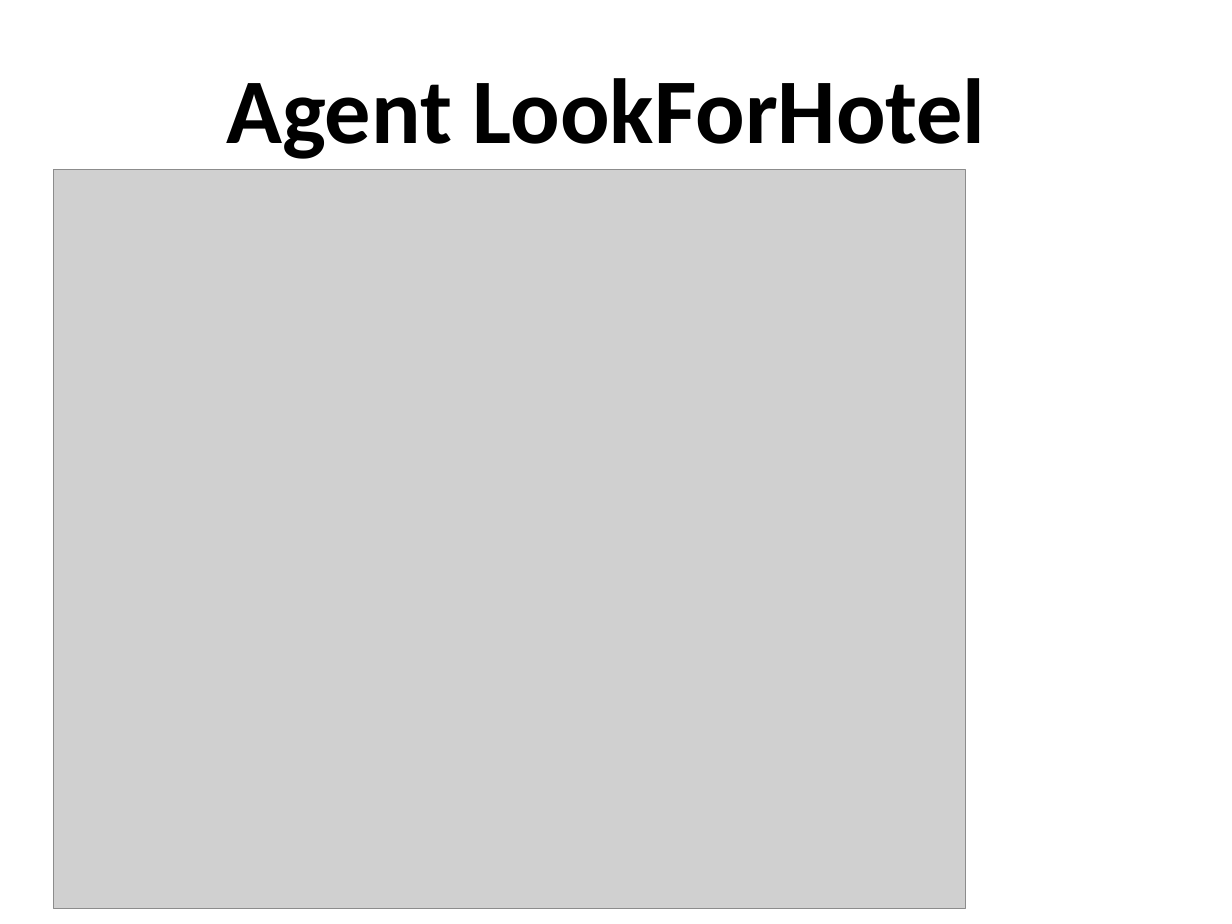
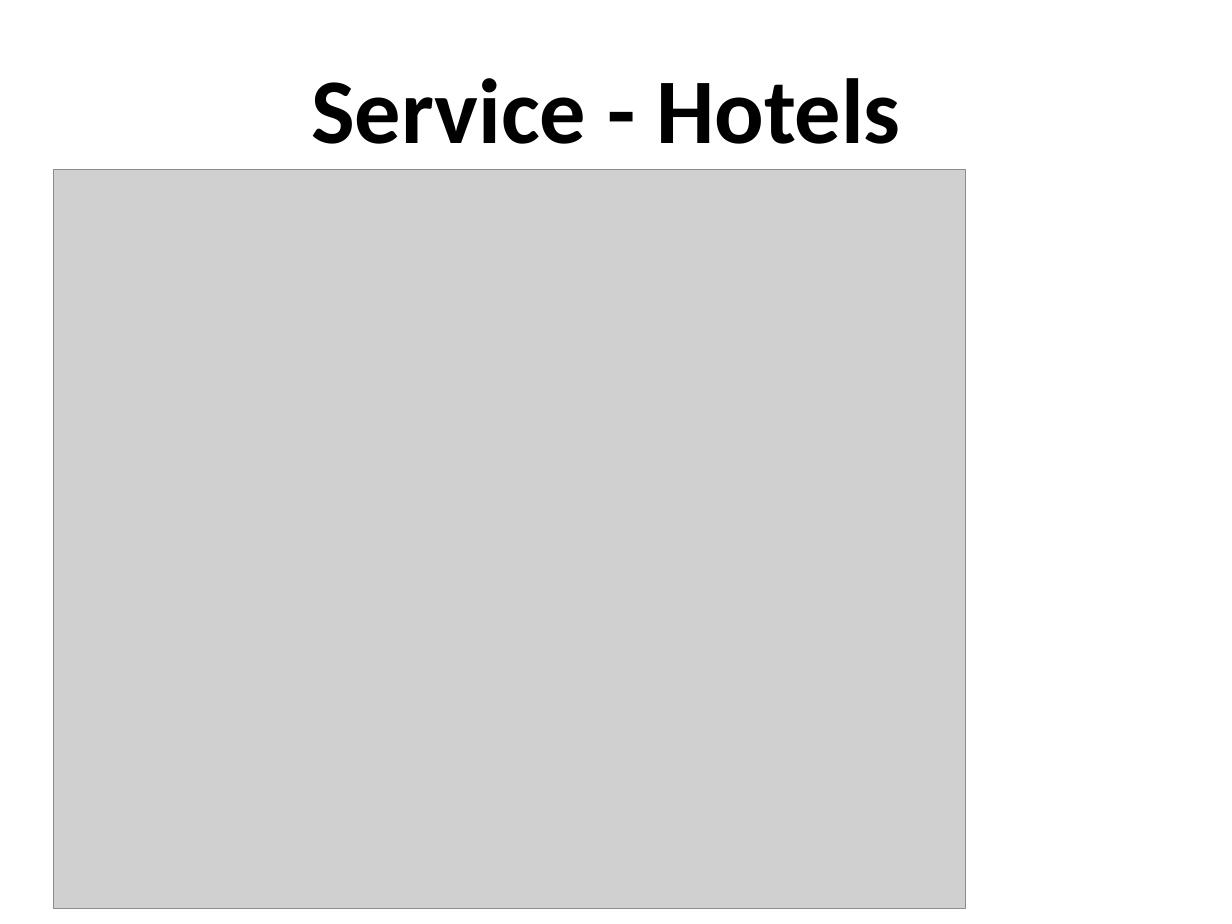
Before and after one commit to EudesRobin/mobilagent, a slide deck: slide 7 of rapport/sout_AR.pptx. Drawn at 1232x924 pixels with LibreOffice and Linux fonts; fonts in the diff are those of the drawing; grey boxes stand for pictures; background and template pictures are left out. Boxes give left, top, right and bottom in pixels: in the first picture for what was removed or moved away, otherwise in the second. Text is boxed around its words. In the diff, an @@ line names an element or a change of style, - is before the commit and + after.

```diff
--- a/rapport/sout_AR.pptx
+++ b/rapport/sout_AR.pptx
@@ text at (x1=311, y1=78, x2=901, y2=144): text changed @@
-Agent LookForHotel
+Service - Hotels
```
Also in this commit, not shown: 1 other slide changed, 1 other file.
